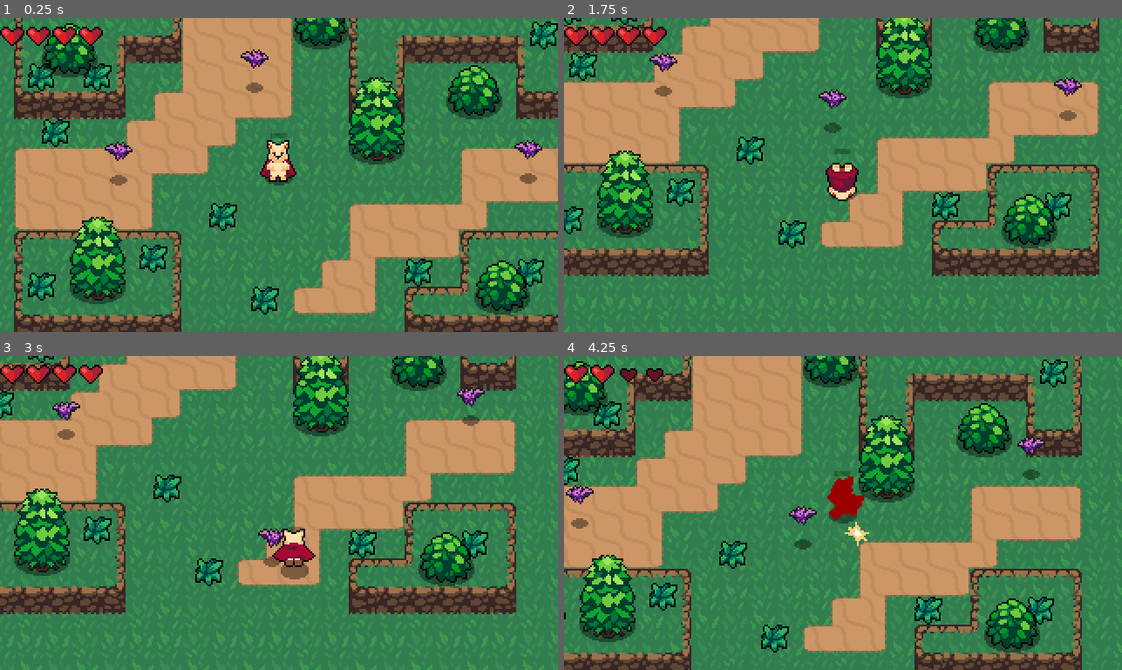
Above: before the commit, frames 1-4 (two rows, left to right).
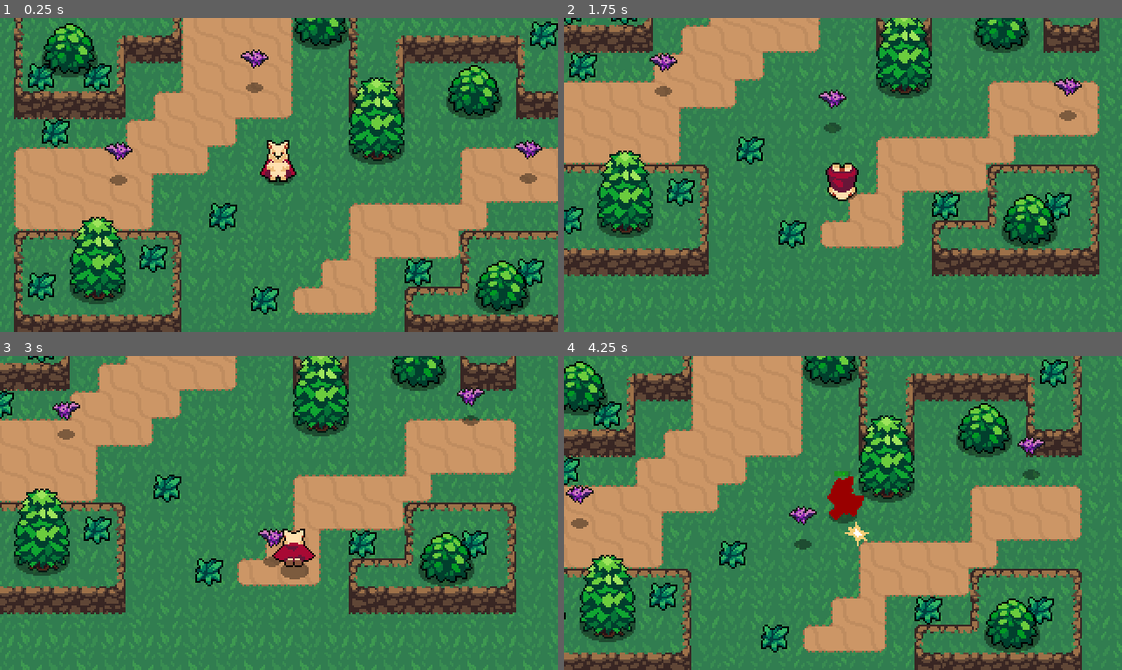
Above: after the commit, the same moments.

Repository: vikram3/Potato-the-Traveler
Game: Godot game, scene res://world.tscn
Same seed, same stepped clock (60 frames per second), same inputs: the game is played once before the commit and once after it.
Inputs (mouse positions are in pixels of both pictures, inside the frame that each line leads up to):
- Up to frame 1 (0.25 s): no input
- Up to frame 2 (1.75 s): move the mouse to (965, 159) at 0.52 s; hold D (Move_Right) 0.53-1.28 s; click (965, 159) at 0.6 s; move the mouse to (731, 190) at 1.27 s; hold S (Move_Down) from 1.28 s (still down); tap Shift (roll) at 1.35 s
- Up to frame 3 (3 s): move the mouse to (334, 443) at 2.02 s; release S (Move_Down) at 2.03 s; hold D (Move_Right) 2.03-2.78 s; click (334, 443) at 2.1 s; move the mouse to (251, 575) at 2.77 s; hold W (Move_Up) from 2.78 s (still down); tap Shift (roll) at 2.85 s
- Up to frame 4 (4.25 s): move the mouse to (1010, 560) at 3.52 s; release W (Move_Up) at 3.53 s; hold A (Move_Left) from 3.53 s (still down); click (1010, 560) at 3.6 s

The runs differ from the first frame. In frame 1, 0.7% of the frame differs, in the area x 0-52%, y 2-39%; in frame 2, 0.7%, in the area x 0-52%, y 2-44%; in frame 3, 0.7%; in frame 4, 0.6%.

Commit message:
Player healthbar
Healthbar added over player's head in scene

Diff:
--- a/Player/Player.gd
+++ b/Player/Player.gd
@@ -31,6 +31,7 @@
 	swordHitbox.knockback_vector = roll_vector
 
 func _physics_process(delta):
+	update_healthbar()
 	match state:
 		MOVE:
 			move_state(delta)
@@ -110,3 +111,12 @@
 
 func _on_hurtbox_invincibility_ended():
 	blinkAnimationPlayer.play("Stop")
+
+func update_healthbar():
+	var healthbar = $HealthBar
+	healthbar.value = PlayerStats.health * 10
+
+	if PlayerStats.health >= PlayerStats.max_health:
+		healthbar.visible = false
+	else:
+		healthbar.visible = true
--- a/Player/player.tscn
+++ b/Player/player.tscn
@@ -906,7 +906,7 @@
 offset_right = 90.0
 offset_bottom = 3.0
 scale = Vector2(0.1, 0.1)
-show_percentage = false
+value = 100.0
 
 [connection signal="area_entered" from="Hurtbox" to="." method="_on_hurtbox_area_entered"]
 [connection signal="invincibility_ended" from="Hurtbox" to="." method="_on_hurtbox_invincibility_ended"]
--- a/Player/player_stats.tscn
+++ b/Player/player_stats.tscn
@@ -3,4 +3,4 @@
 [ext_resource type="PackedScene" uid="uid://dk7ckqq8mq2nr" path="res://Stats.tscn" id="1_12543"]
 
 [node name="PlayerStats" instance=ExtResource("1_12543")]
-max_health = 4
+max_health = 10
--- a/UI/health_ui.tscn
+++ b/UI/health_ui.tscn
@@ -12,6 +12,7 @@
 script = ExtResource("1_rel7j")
 
 [node name="HeartUIEmpty" type="TextureRect" parent="."]
+visible = false
 layout_mode = 0
 offset_right = 64.0
 offset_bottom = 11.0
@@ -19,6 +20,7 @@
 stretch_mode = 1
 
 [node name="HeartUIFull" type="TextureRect" parent="."]
+visible = false
 layout_mode = 0
 offset_right = 64.0
 offset_bottom = 11.0
